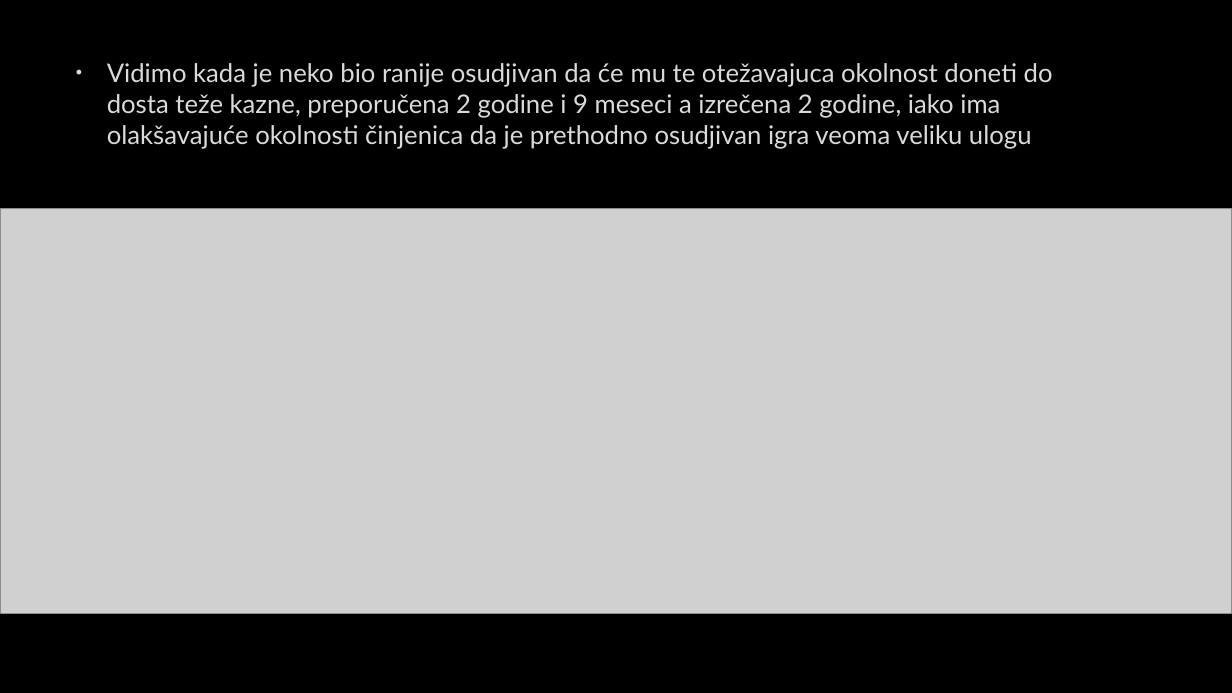
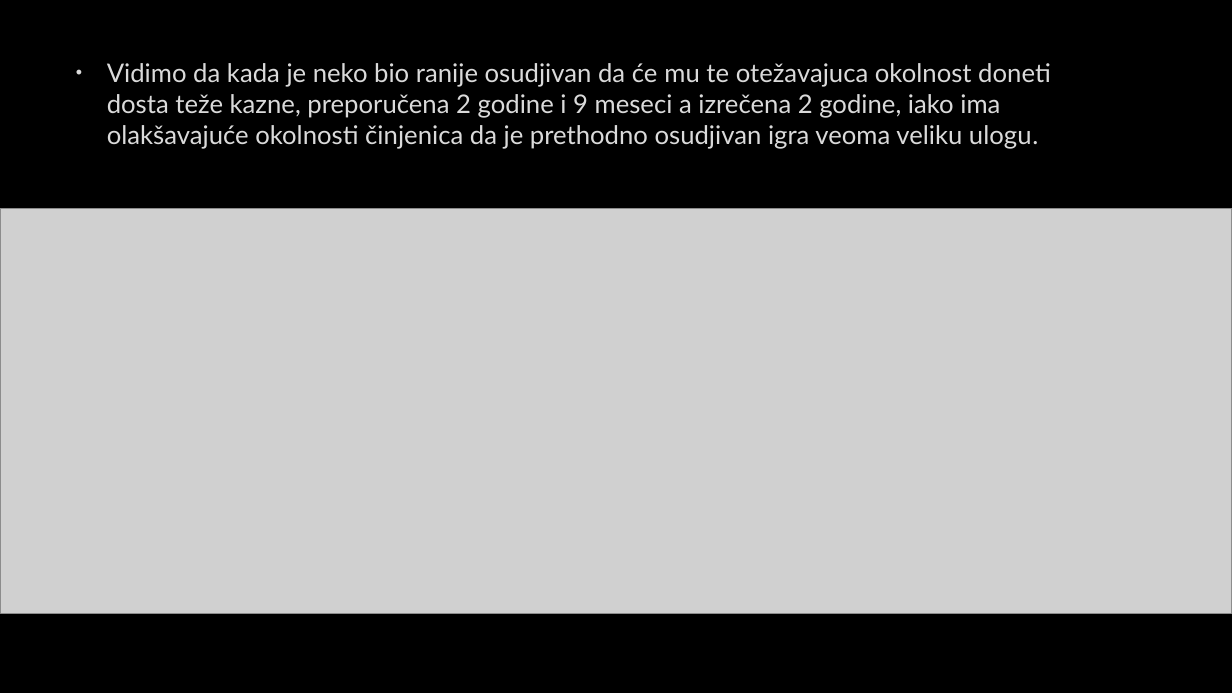
Before and after one commit to urospetraskovic/PravnaInformatikaTeam8, a slide deck: slide 29 of Project/Prezentacija.pptx. Drawn at 1232x693 pixels with LibreOffice and Linux fonts; fonts in the diff are those of the drawing; grey boxes stand for pictures; background and template pictures are left out. Boxes give left, top, right and bottom in pixels: in the first picture for what was removed or moved away, otherwise in the second. Text is boxed around its words. In the diff, an @@ line names an element or a change of style, - is before the commit and + after.

```diff
--- a/Project/Prezentacija.pptx
+++ b/Project/Prezentacija.pptx
@@ text at (107, 63, 1051, 149): text changed @@
-• Vidimo kada je neko bio ranije osudjivan da će mu te otežavajuca okolnost doneti do dosta teže kazne, preporučena 2 godine i 9 meseci a izrečena 2 godine, iako ima olakšavajuće okolnosti činjenica da je prethodno osudjivan igra veoma veliku ulogu
+• Vidimo da kada je neko bio ranije osudjivan da će mu te otežavajuca okolnost doneti dosta teže kazne, preporučena 2 godine i 9 meseci a izrečena 2 godine, iako ima olakšavajuće okolnosti činjenica da je prethodno osudjivan igra veoma veliku ulogu.
```
Also in this commit, not shown: 44 other slides changed.
